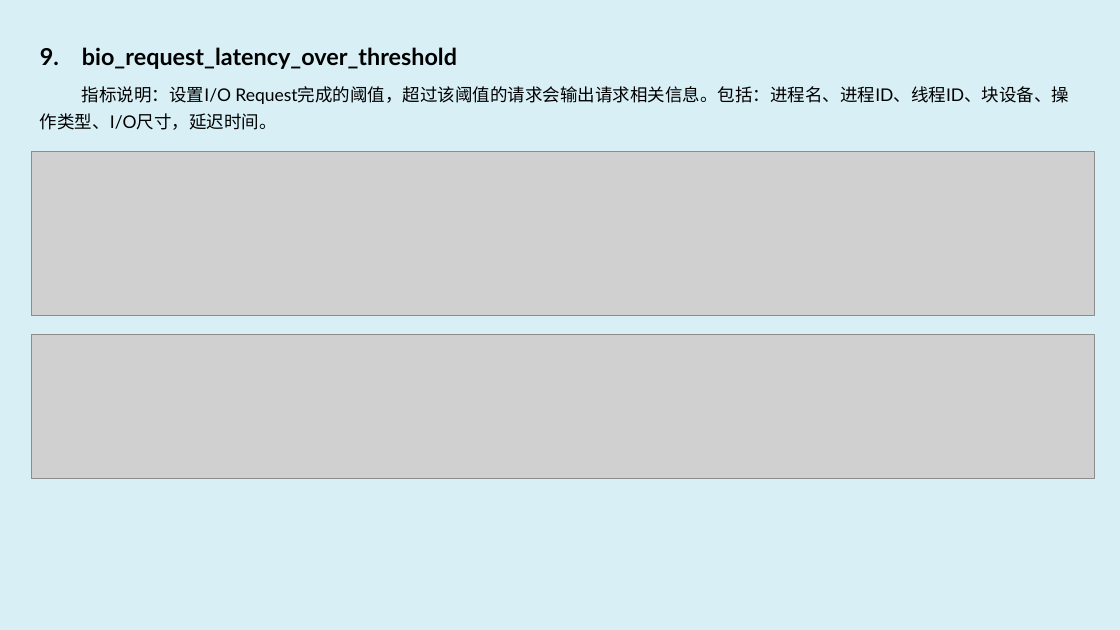
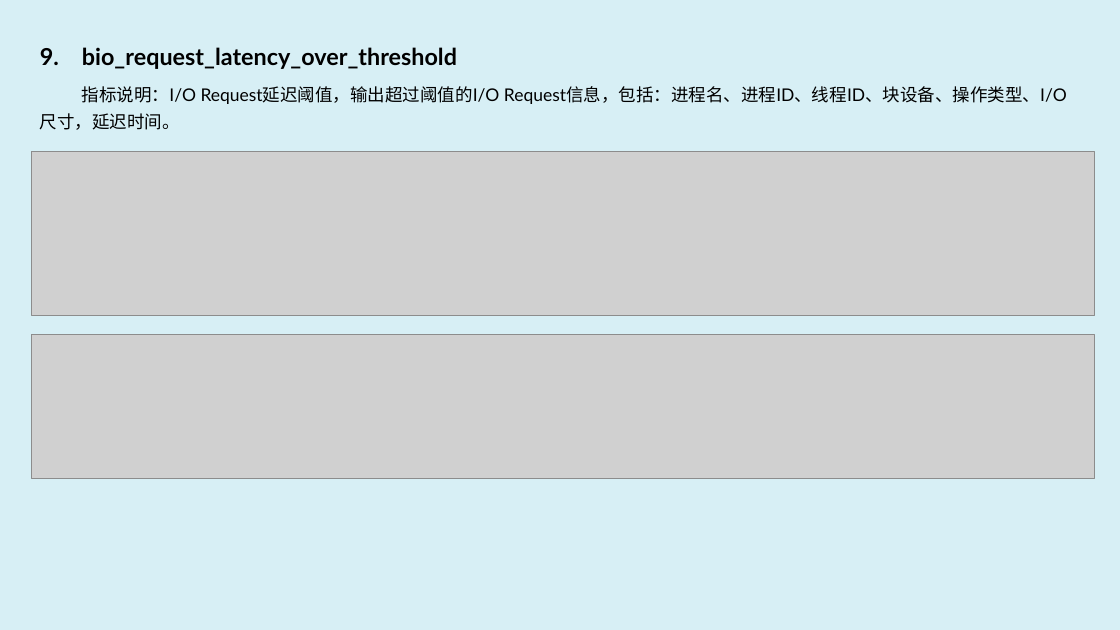
Before and after one commit to luxingwen/x-monitor, a slide deck: slide 11 of doc/x-monitor.eBPF Observe & Profiling.pptx. Drawn at 1120x630 pixels with LibreOffice and Linux fonts; fonts in the diff are those of the drawing; grey boxes stand for pictures. Boxes give left, top, right and bottom in pixels: in the first picture for what was removed or moved away, otherwise in the second. Text is boxed around its words. In the diff, an @@ line names an element or a change of style, - is before the commit and + after.

```diff
--- a/doc/x-monitor.eBPF Observe & Profiling.pptx
+++ b/doc/x-monitor.eBPF Observe & Profiling.pptx
@@ text at bbox=[40, 86, 1067, 130]: text changed @@
-指标说明：设置I/O Request完成的阈值，超过该阈值的请求会输出请求相关信息。包括：进程名、进程ID、线程ID、块设备、操作类型、I/O尺寸，延迟时间。
+指标说明：I/O Request延迟阈值，输出超过阈值的I/O Request信息，包括：进程名、进程ID、线程ID、块设备、操作类型、I/O尺寸，延迟时间。
```
Also in this commit, not shown: 1 other slide changed, 1 slide added, 5 other files.
